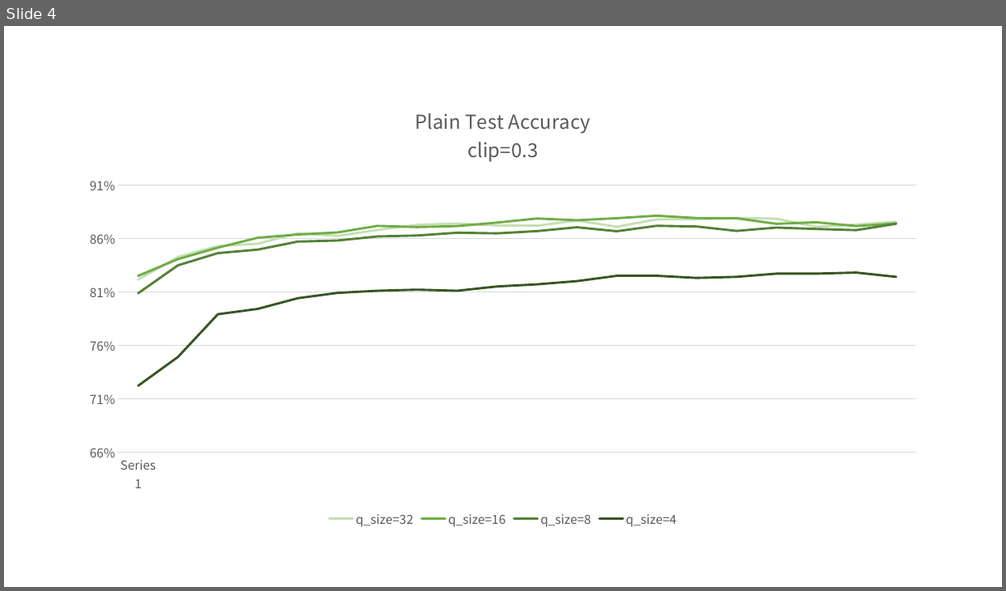
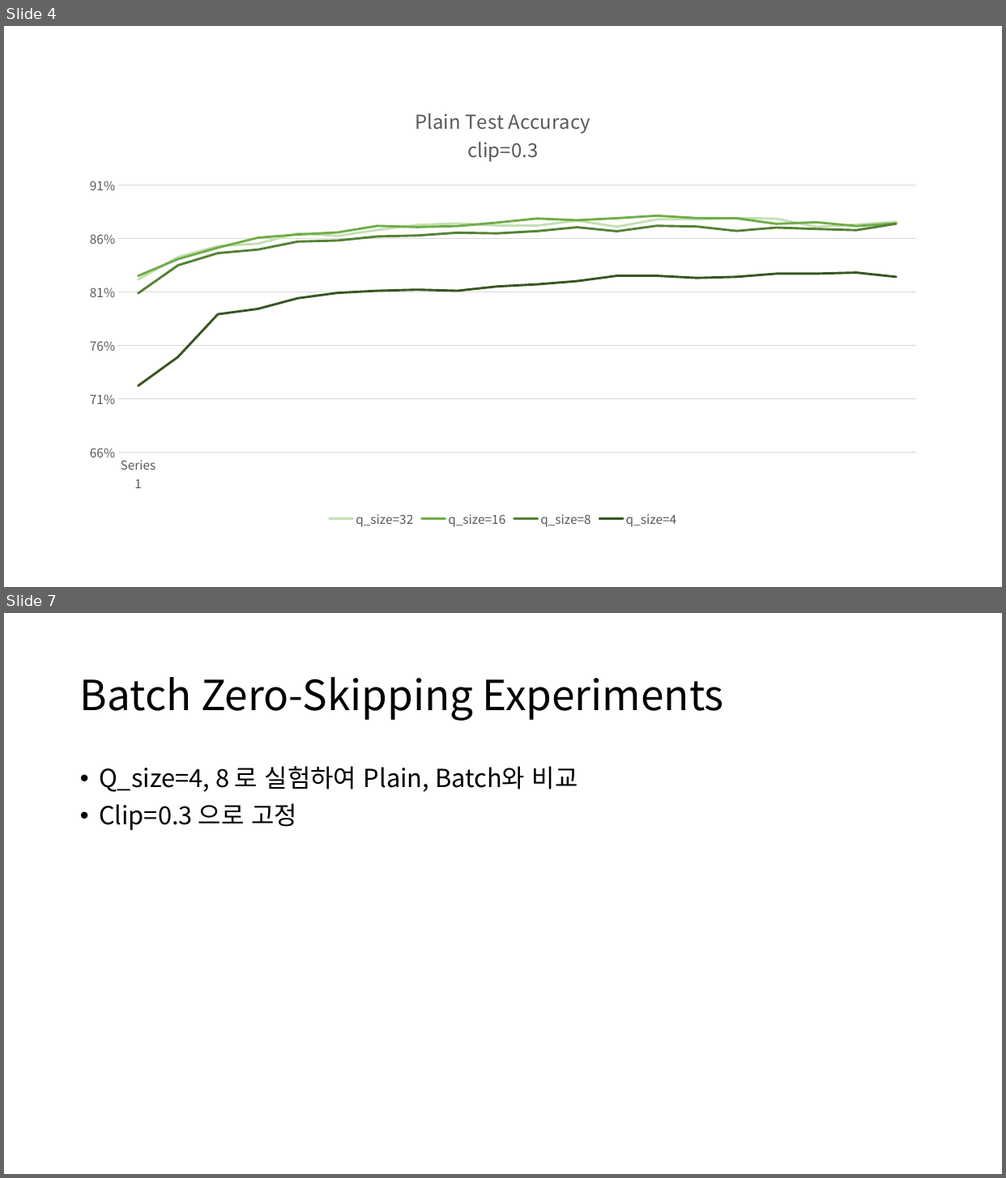
Before and after one commit to jannie601H/BatchCrypt, a slide deck: final_test_logs/data analyze.pptx. Shown one above the other, each under a label of ours: slide 4 before the commit, slides 4 and 7 after it; the slides between them are not shown. The pictures are 1006x591 and 1006x1178 pixels, drawn with LibreOffice and Linux fonts; fonts in the diff are those of the drawing. Boxes give left, top, right and bottom in pixels: in the first picture for what was removed or moved away, otherwise in the second. Text is boxed around its words. In the diff, an @@ line names an element or a change of style, - is before the commit and + after.

```diff
--- a/final_test_logs/data analyze.pptx
+++ b/final_test_logs/data analyze.pptx
@@ slide 7 added at (4, 613, 1002, 1174), background #FFFFFF @@
@@ title added at (80, 677, 724, 721), 40 pt, text #000000 @@
+Batch Zero-Skipping Experiments
@@ text added at (99, 766, 578, 830), 24 pt, text #000000 @@
+• Q_size=4, 8 로 실험하여 Plain, Batch와 비교
+• Clip=0.3 으로 고정
```
Also in this commit, not shown: 4 slides changed.
